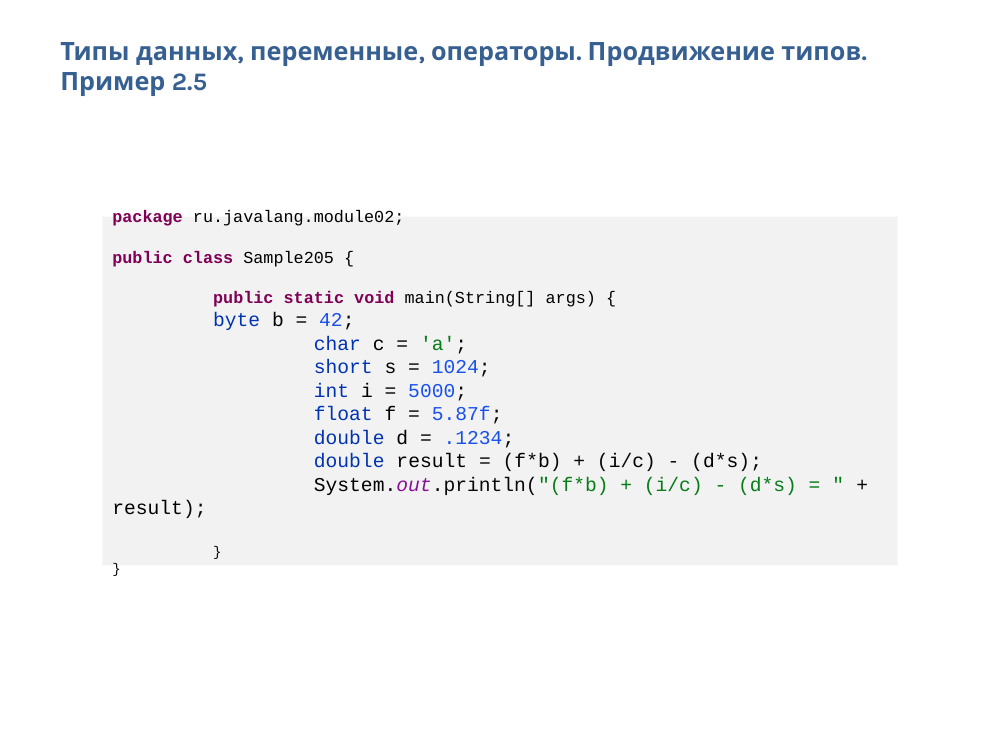
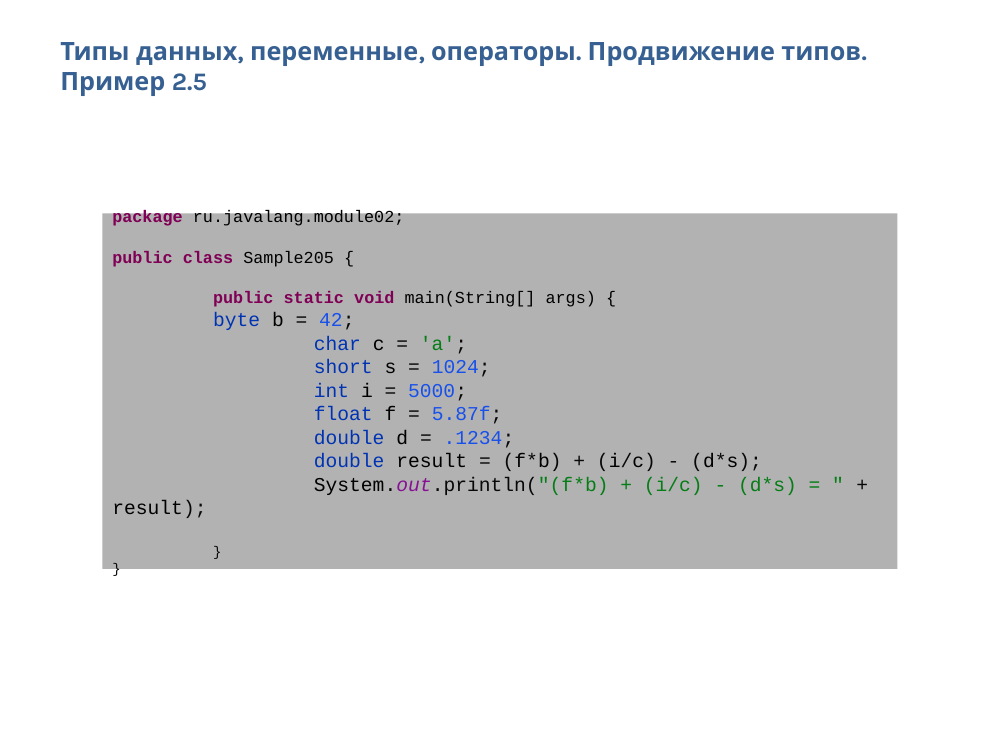
Before and after one commit to Vyacheslav2023/javase0111, a slide deck: slide 13 of presentation/JavaSE12ТипыОператоры.pptx. Drawn at 1008x756 pixels with LibreOffice and Linux fonts; fonts in the diff are those of the drawing. Boxes give left, top, right and bottom in pixels: in the first picture for what was removed or moved away, otherwise in the second. Text is boxed around its words. In the diff, an @@ line names an element or a change of style, - is before the commit and + after.

Commit message:
Module02 done!

```diff
--- a/presentation/JavaSE12ТипыОператоры.pptx
+++ b/presentation/JavaSE12ТипыОператоры.pptx
@@ rectangle "package ru.javalang.module02;" resized from (x1=103, y1=217, x2=898, y2=565) to (x1=103, y1=214, x2=898, y2=570) @@
@@ rectangle "package ru.javalang.module02;" at (x1=103, y1=214, x2=898, y2=570): fill #F2F2F2 to #B2B2B2 @@
```
Also in this commit, not shown: 14 other slides changed, 4 slides added, 6 other files.
